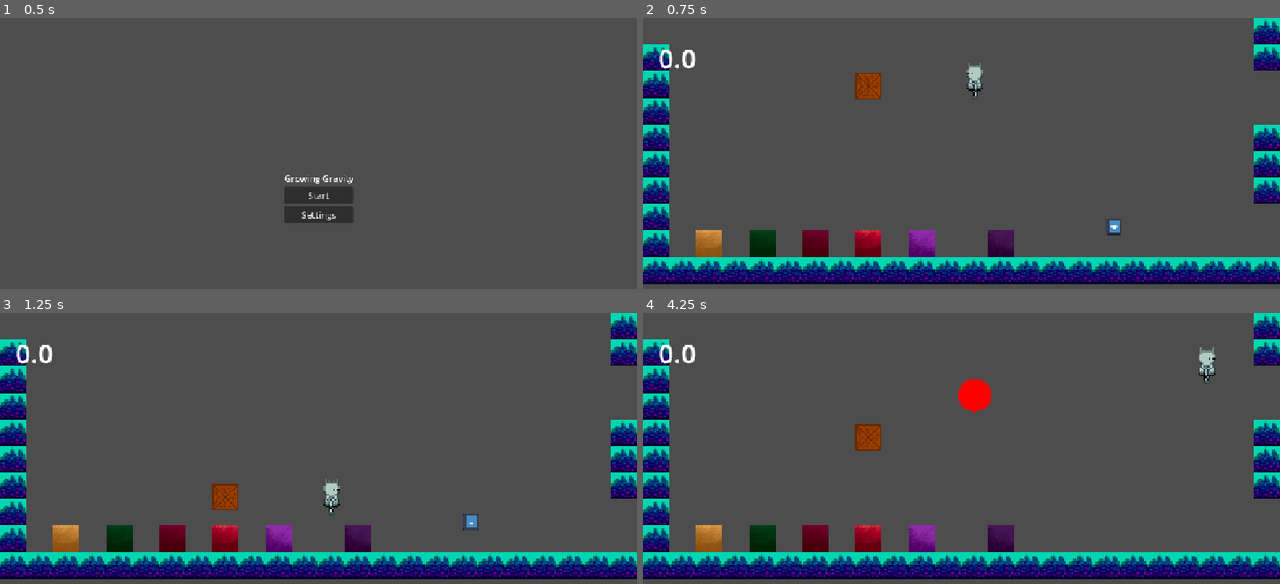
Above: before the commit, frames 1-4 (two rows, left to right).
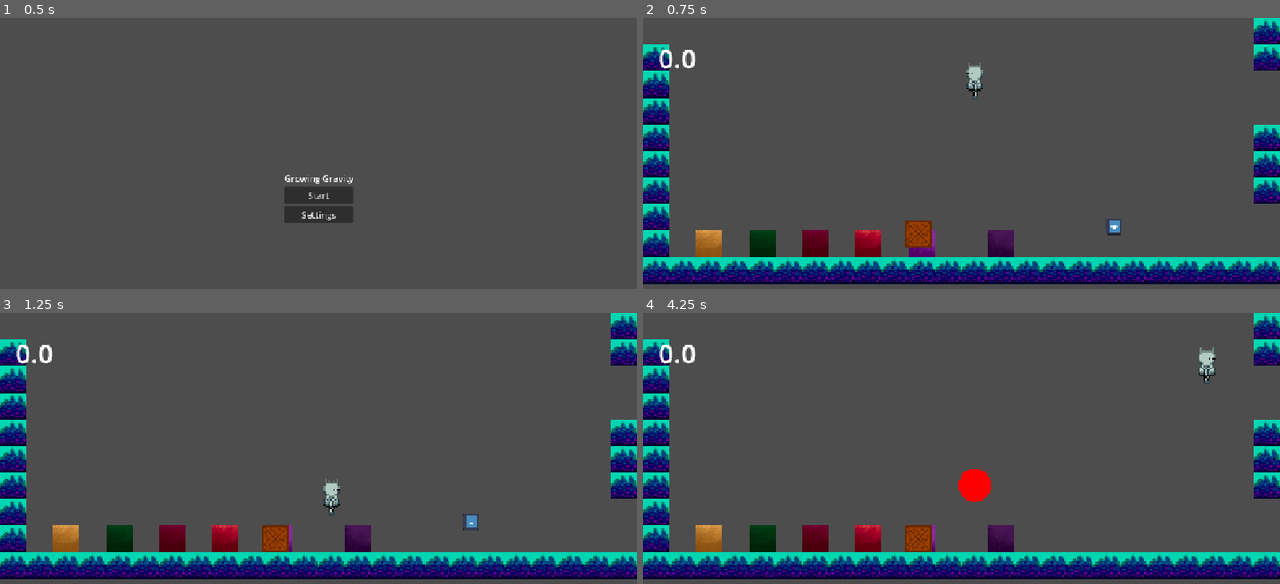
Above: after the commit, the same moments.

Repository: karelisso/R7L_fe
Game: Godot game, scene res://scenes/main_menu.tscn
Same seed, same stepped clock (60 frames per second), same inputs: the game is played once before the commit and once after it. The engine's default icon, where the game draws it, is replaced by a stand-in: a white triangle on a blue panel in a dark square.
Inputs:
- Up to frame 1 (0.5 s): no input
- Up to frame 2 (0.75 s): click "Start" at 0.5 s
- Up to frame 3 (1.25 s): no input
- Up to frame 4 (4.25 s): hold V (pick, bound only after the commit) 1.28-2.03 s; hold Right (right) 1.28-2.78 s; tap Space (jump) at 1.52, 1.55, 1.82, 2.1, 2.27, 2.57, 3.05, 3.77, 4.07 s; tap V (pick, bound only after the commit) at 2.3, 3.6 s; hold Left (left) 2.78-3.53 s; hold V (pick, bound only after the commit) 2.78-3.53 s; hold Right (right) from 3.53 s (still down)

Frame 1 is identical in both runs. In frame 2, 0.8% of the frame differs, in the area x 33-46%, y 20-85%; in frame 3, 0.8%; in frame 4, 1.8%, in the area x 33-55%, y 24-89%.

Commit message:
grabby box
box is like an glitchy ice cube

Diff:
--- a/levels/box.gd
+++ b/levels/box.gd
@@ -4,8 +4,6 @@
 func _physics_process(delta: float) -> void:
 	if not is_on_floor():
 		velocity.y += gravity
-	if Input.is_action_just_pressed("jump"):
-		velocity.y = -100
 	move_and_slide()
 func SetGravity(f:float):
 	gravity = f
--- a/levels/lvl1.tscn
+++ b/levels/lvl1.tscn
@@ -140,17 +140,15 @@
 position = Vector2(284, 125)
 
 [node name="Box" type="Node2D" parent="." unique_id=2124977626 groups=["weighted"]]
-position = Vector2(136, 34)
+position = Vector2(166, 123)
 
 [node name="CharacterBody2D" type="CharacterBody2D" parent="Box" unique_id=1191963949 groups=["weighted"]]
-position = Vector2(-136, -34)
 collision_layer = 3
+input_pickable = true
 script = ExtResource("6_l8ly6")
 
 [node name="Sprite2D" type="Sprite2D" parent="Box/CharacterBody2D" unique_id=820378083]
-position = Vector2(136, 34)
 texture = ExtResource("5_bnw0w")
 
 [node name="CollisionShape2D" type="CollisionShape2D" parent="Box/CharacterBody2D" unique_id=1762889554]
-position = Vector2(136, 34)
 shape = SubResource("RectangleShape2D_13qdw")
--- a/project.godot
+++ b/project.godot
@@ -56,6 +56,11 @@
 "events": [Object(InputEventKey,"resource_local_to_scene":false,"resource_name":"","device":-1,"window_id":0,"alt_press …(195 unchanged characters)…
 ]
 }
+pick={
+"deadzone": 0.2,
+"events": [Object(InputEventKey,"resource_local_to_scene":false,"resource_name":"","device":-1,"window_id":0,"alt_pressed":false,"shift_pressed":false,"ctrl_pressed":false,"meta_pressed":false,"pressed":false,"keycode":0,"physical_keycode":86,"key_label":0,"unicode":118,"location":0,"echo":false,"script":null)
+]
+}
 
 [physics]
 
--- a/scripts/character_body_2d.gd
+++ b/scripts/character_body_2d.gd
@@ -9,12 +9,13 @@
 var can_walljump = true
 var walljump = true
 @onready var anim = $AnimatedSprite2D
-@export var snapback_length = 18 # in buffer_size mult
+@export var snapback_length = 60 # in buffer_size mult
 #multiply it by interwal to get length i second
 var snapback_automatic = true
-var snapback_interwal = 10 #in frames
+var snapback_interwal = 2 #in frames
 var snapback_counter=0
 var pos_buffer:PackedVector2Array
+@onready var carried:CharacterBody2D
 func _ready() -> void:
 	gravity = 5.0
 	gravity_growth = 0.01
@@ -26,7 +27,16 @@
 func _physics_process(_delta):
 	var direction := Input.get_axis("left", "right")
 	gravity += gravity_growth
-	Time
+	if carried != null:
+		carried.global_position = global_position
+		if not Input.is_action_pressed("pick"):
+			carried.set_collision_layer_value(2,true)
+			if direction == 0:
+				carried.velocity += Vector2(0,-500)
+			else:
+				carried.velocity += Vector2(100*direction,10)
+			carried = null
+
 	if snapback_automatic:
 		snapback_counter+=1
 		if snapback_counter > snapback_interwal:
@@ -70,6 +80,13 @@
 		velocity.x = move_toward(velocity.x, 0, acceleration)
 	move_and_slide()
 
+	for i in get_slide_collision_count():
+		var im = get_slide_collision(i).get_collider()
+		if im.is_in_group("weighted") and Input.is_action_pressed("pick") and carried == null:
+			var x = 3
+			carried = im
+			carried.set_collision_layer_value(2,false)
+
 
 func _on_area_2d_area_entered(area: Area2D) -> void:
 	if area.id == "level_loader":
